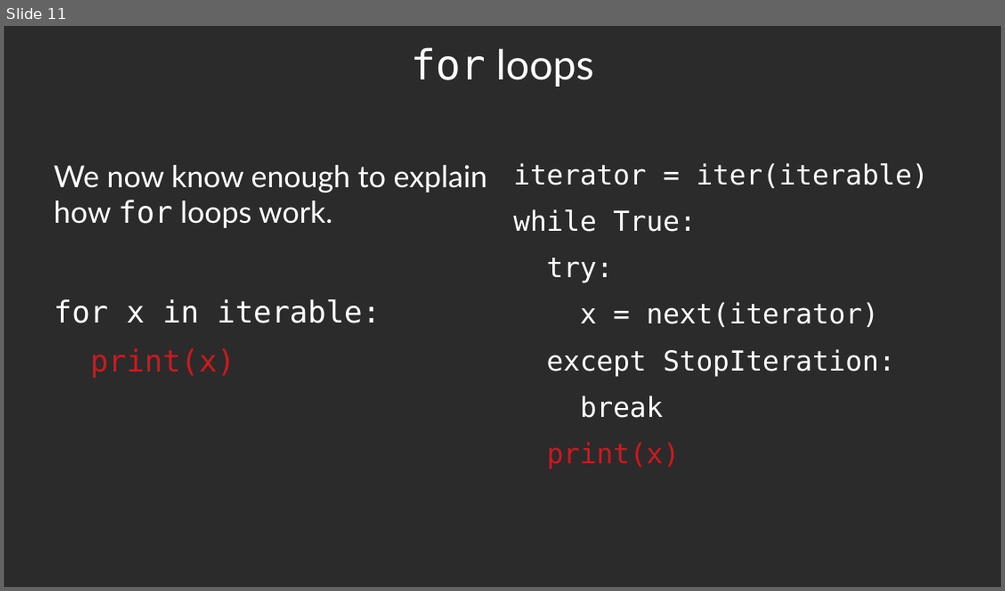
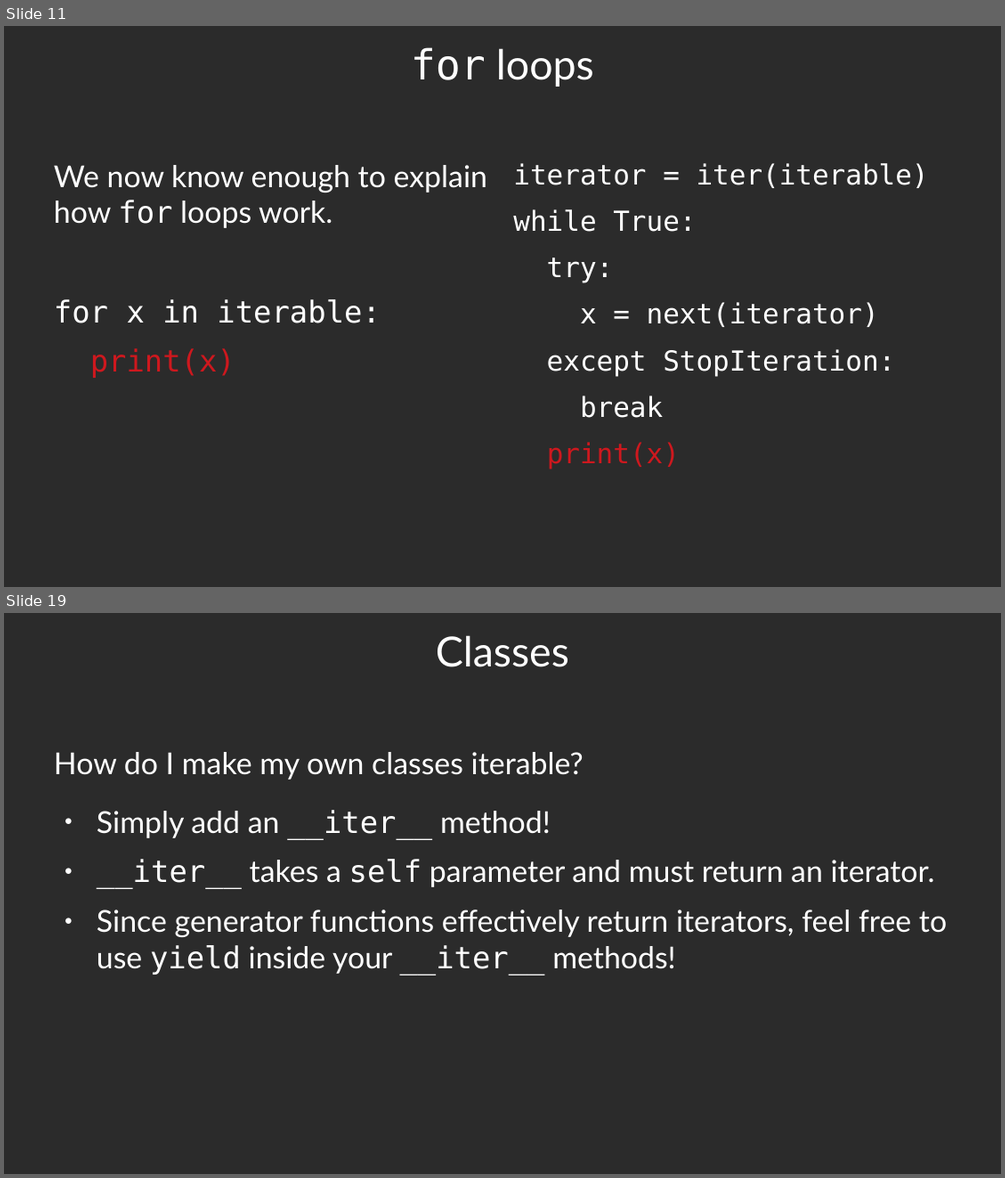
Before and after one commit to luther9/iterator-slides, a slide deck: iterators.odp. Shown one above the other, each under a label of ours: slide 11 before the commit, slides 11 and 19 after it; the slides between them are not shown. The pictures are 1005x591 and 1005x1178 pixels, drawn with LibreOffice and Linux fonts; fonts in the diff are those of the drawing; background and template pictures are left out; a plain dark background stands for a picture behind light text. Boxes give left, top, right and bottom in pixels: in the first picture for what was removed or moved away, otherwise in the second. Text is boxed around its words. In the diff, an @@ line names an element or a change of style, - is before the commit and + after.

Commit message:
Finish section on generators.

```diff
--- a/iterators.odp
+++ b/iterators.odp
@@ slide 19 added at (x1=4, y1=613, x2=1001, y2=1174), background picture (left out) @@
@@ title added at (x1=436, y1=635, x2=569, y2=667), 33 pt, text #FFFFFF @@
+Classes
@@ text added at (x1=54, y1=752, x2=583, y2=779), 24 pt, text #FFFFFF @@
+How do I make my own classes iterable?
@@ text added at (x1=97, y1=810, x2=947, y2=974), 24 pt, text #FFFFFF @@
+● Simply add an __iter__ method!
+● __iter__ takes a self parameter and must return an iterator.
+● Since generator functions effectively return iterators, feel free to use yield inside your __iter__ methods!
```
Also in this commit, not shown: 8 other slides added, 1 other file.
